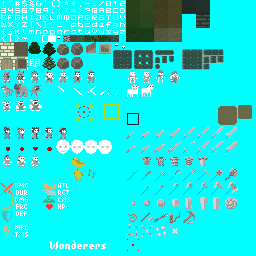
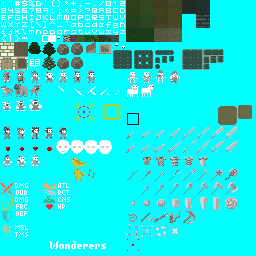
Comparing the layer stacks of the two 256×256 images. Changes:
painted on "Layer" over left=4, top=71, right=25, bottom=83
